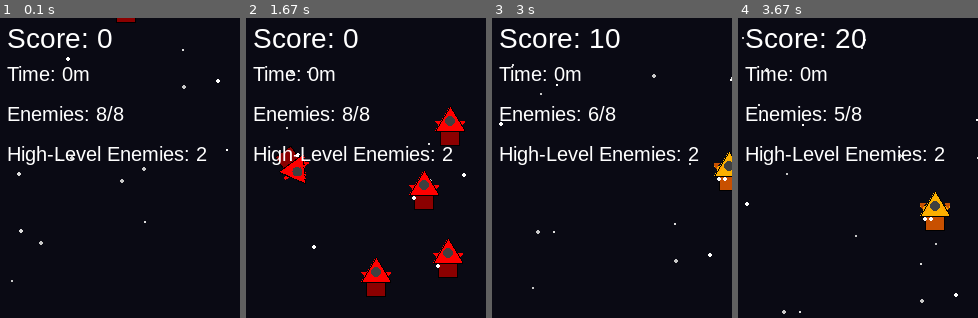
Above: before the commit, frames 1-4 (left to right).
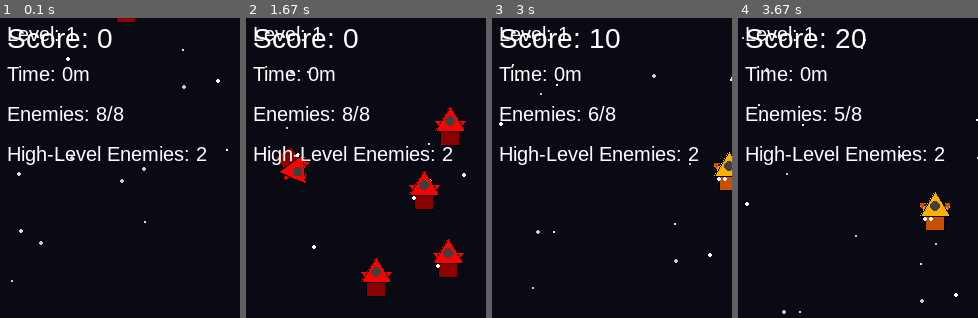
Above: after the commit, the same moments.

Repository: mike861/thunder_fighter
Game: pygame game, started from main.py
Same seed, same stepped clock (60 frames per second), same inputs: the game is played once before the commit and once after it.
Inputs:
- Up to frame 1 (0.1 s): no input
- Up to frame 2 (1.67 s): tap Space at 0.33, 0.73, 1.03, 1.57 s; hold M 0.67-1.13 s; hold Right 0.67-1.13 s; tap S at 1.17 s; hold Right from 1.5 s (still down)
- Up to frame 3 (3 s): tap Space at 1.87, 2.07, 2.4, 2.7, 2.9 s; release Right at 1.97 s; hold Up 2-2.3 s; hold Right 2.33-2.8 s; hold Right from 2.83 s (still down)
- Up to frame 4 (3.67 s): tap Space at 3.2, 3.47 s; release Right at 3.37 s; hold Down from 3.4 s (still down)
The pictures show only the part of the screen within x 1-51%, y 1-51%; the shares and areas given below are measured in that part.

The runs differ from the first frame. In frame 1, 0.4% of the frame differs, in the area x 3-32%, y 2-8%; in frame 2, 0.4%; in frame 3, 0.4%; in frame 4, 0.4%.

Commit message:
feat: Implement game levels and difficulty scaling

Diff:
--- a/thunder_fighter/game.py
+++ b/thunder_fighter/game.py
@@ -91,16 +91,17 @@
         # 游戏状态
         self.running = True
         self.paused = False  # 游戏暂停状态
+        self.game_level = 1  # 游戏关卡等级
 
         # 播放背景音乐
         sound_manager.play_background_music('background_music.mp3')
 
         logger.info("Game initialization complete.")
 
-    def spawn_enemy(self, game_time=0):
+    def spawn_enemy(self, game_time=0, game_level=1):
         """生成新敌人"""
         try:
-            enemy = Enemy(game_time, self.all_sprites, self.enemy_bullets)
+            enemy = Enemy(game_time, game_level, self.all_sprites, self.enemy_bullets)
             self.all_sprites.add(enemy)
             self.enemies.add(enemy)
 
@@ -123,7 +124,7 @@
                 # 计算游戏进行时间（分钟）
                 game_time = (time.time() - self.game_start_time) / 60.0
 
-                # 根据游戏时间决定Boss等级
+                # 根据游戏时间决定Boss等级 (注意: 这是Boss自身的等级, 不是游戏关卡等级)
                 if game_time < 3:
                     boss_level = 1
                 elif game_time < 7:
@@ -131,8 +132,8 @@
                 else:
                     boss_level = 3
 
-                # 创建相应等级的Boss
-                self.boss = Boss(self.all_sprites, self.boss_bullets, boss_level)
+                # 创建相应等级的Boss, 传入游戏关卡等级
+                self.boss = Boss(self.all_sprites, self.boss_bullets, boss_level, self.game_level)
                 self.all_sprites.add(self.boss)
                 self.boss_active = True
                 self.boss_spawn_timer = time.time()  # 重置计时器
@@ -142,7 +143,7 @@
                 logger.debug(f"Boss dimensions: {self.boss.rect.width}x{self.boss.rect.height}")
 
                 # 通知玩家Boss出现
-                logger.info(f"Level {boss_level} Boss has appeared!")
+                logger.info(f"Level {boss_level} Boss has appeared! (Game Level: {self.game_level})")
             except Exception as e:
                 logger.error(f"Error spawning boss: {e}", exc_info=True)
         else:
@@ -227,7 +228,8 @@
 
         # 检查是否需要生成新敌人
         if current_time - self.enemy_spawn_timer >= spawn_interval and len(self.enemies) < target_enemy_count:
-            new_enemy = self.spawn_enemy(game_time)
+            # Pass current game level to spawn_enemy
+            new_enemy = self.spawn_enemy(game_time, self.game_level)
             self.enemy_spawn_timer = current_time
 
         # 定期检查是否生成随机道具
@@ -287,6 +289,10 @@
                 # 播放击败Boss音效
                 sound_manager.play_sound('boss_death')
 
+                # 增加游戏关卡等级
+                self.game_level += 1
+                logger.info(f"Boss defeated! Advancing to game level {self.game_level}")
+
         # 敌人撞到玩家
         player_collision = check_enemy_player_collisions(self.player, self.enemies, self.all_sprites)
         if player_collision['was_hit']:
@@ -345,6 +351,10 @@
 
         # 绘制分数
         self.score.draw(self.screen)
+
+        # 绘制关卡等级
+        level_display_text = self.font_medium.render(f"Level: {self.game_level}", True, WHITE)
+        self.screen.blit(level_display_text, (10, 10)) # Display level at top-left
 
         # 绘制生命值条
         draw_health_bar(self.screen, WIDTH - 110, 10, 100, 20, self.player.health, 100)
--- a/thunder_fighter/sprites/boss.py
+++ b/thunder_fighter/sprites/boss.py
@@ -11,7 +11,7 @@
 
 class Boss(pygame.sprite.Sprite):
     """Boss类"""
-    def __init__(self, all_sprites, boss_bullets_group, level=None):
+    def __init__(self, all_sprites, boss_bullets_group, level=None, game_level=1):
         pygame.sprite.Sprite.__init__(self)
 
         # 确定Boss等级 - 如果未指定，根据游戏进度随机生成
@@ -19,6 +19,8 @@
             self.level = random.randint(1, BOSS_MAX_LEVEL)
         else:
             self.level = min(level, BOSS_MAX_LEVEL)
+
+        self.game_level = game_level # Store the overall game level
 
         # 记录原始图像 - 用于闪烁效果时恢复
         self.original_image = create_boss_ship(self.level)
@@ -49,6 +51,10 @@
 
         # 预先创建闪烁图像
         self.flash_images = self._create_flash_images()
+
+        # 定义基础移动速度和范围
+        self.base_speedx = 2
+        self.move_margin = 10 # Minimum margin from screen edge
 
         # 精灵组
         self.all_sprites = all_sprites
@@ -83,19 +89,33 @@
         else:
             # 左右移动
             self.move_counter += 1
-            if self.move_counter >= 100:
+            if self.move_counter >= 100: # Change direction periodically
                 self.direction *= -1
                 self.move_counter = 0
 
-            self.rect.x += self.speedx * self.direction
+            # Calculate dynamic movement boundaries based on game_level
+            # Higher game_level allows moving closer to the edges
+            max_movement_range = (WIDTH - self.rect.width - 2 * self.move_margin)
+            # Reduce margin based on game level, but keep at least a small margin
+            current_margin = max(5, self.move_margin + 50 - self.game_level * 5)
 
-            # 防止Boss飞出屏幕
-            if self.rect.left < 0:
-                self.rect.left = 0
-                self.direction = 1
-            if self.rect.right > WIDTH:
-                self.rect.right = WIDTH
-                self.direction = -1
+            left_boundary = current_margin
+            right_boundary = WIDTH - self.rect.width - current_margin
+
+            # Adjust speed slightly based on game level
+            current_speedx = self.base_speedx + (self.game_level - 1) * 0.1
+
+            self.rect.x += current_speedx * self.direction
+
+            # 防止Boss飞出动态边界
+            if self.rect.left < left_boundary:
+                self.rect.left = left_boundary
+                self.direction = 1 # Force move right
+                self.move_counter = 0 # Reset move counter to prevent getting stuck
+            if self.rect.right > right_boundary:
+                self.rect.right = right_boundary
+                self.direction = -1 # Force move left
+                self.move_counter = 0 # Reset move counter
 
         # Boss射击
         now = ptime.get_ticks()
--- a/thunder_fighter/sprites/enemy.py
+++ b/thunder_fighter/sprites/enemy.py
@@ -15,11 +15,11 @@
 
 class Enemy(pygame.sprite.Sprite):
     """Enemy class"""
-    def __init__(self, game_time=0, all_sprites=None, enemy_bullets_group=None):
+    def __init__(self, game_time=0, game_level=1, all_sprites=None, enemy_bullets_group=None):
         pygame.sprite.Sprite.__init__(self)
 
-        # Determine level
-        self.level = self._determine_level(game_time)
+        # Determine level based on game time and game level
+        self.level = self._determine_level(game_time, game_level)
 
         # Create image based on level
         self.image = create_enemy_ship(self.level)
@@ -58,26 +58,46 @@
             self.last_shot = pygame.time.get_ticks() - self.shoot_delay + random.randint(0, 1000)
             logger.debug(f"Enemy ID:{id(self)} Level:{self.level} Ready to shoot, Delay:{self.shoot_delay}ms")
 
-    def _determine_level(self, game_time):
-        """根据游戏时间确定敌人等级"""
-        # 计算每个等级的基础概率
+    def _determine_level(self, game_time, game_level):
+        """根据游戏时间和关卡等级确定敌人等级"""
+        # 基础概率（基于游戏时间）
         base_probs = [
-            0.35 - game_time * 0.05,  # 0级，随时间降低概率
-            0.25 - game_time * 0.03,  # 1级，随时间略微降低概率
-            0.15,                     # 2级，基础概率保持不变
-            0.10 + game_time * 0.01,  # 3级，随时间增加概率
-            0.05 + game_time * 0.015, # 4级
-            0.05 + game_time * 0.015, # 5级
-            0.02 + game_time * 0.01,  # 6级
-            0.02 + game_time * 0.01,  # 7级
-            0.01 + game_time * 0.005, # 8级
-            0.00 + game_time * 0.003, # 9级
-            0.00 + game_time * 0.002  # 10级
+            max(0, 0.35 - game_time * 0.05),  # 0级
+            max(0, 0.25 - game_time * 0.03),  # 1级
+            max(0, 0.15),                     # 2级
+            max(0, 0.10 + game_time * 0.01),  # 3级
+            max(0, 0.05 + game_time * 0.015), # 4级
+            max(0, 0.05 + game_time * 0.015), # 5级
+            max(0, 0.02 + game_time * 0.01),  # 6级
+            max(0, 0.02 + game_time * 0.01),  # 7级
+            max(0, 0.01 + game_time * 0.005), # 8级
+            max(0, 0.00 + game_time * 0.003), # 9级
+            max(0, 0.00 + game_time * 0.002)  # 10级
         ]
 
-        # 确保概率范围在0-1之间
+        # 关卡等级影响 - 增加高等级敌人的概率
+        # 每增加一级关卡，高等级敌人出现概率轻微提升
+        level_boost = (game_level - 1) * 0.02 # 每关增加2%的高级敌人倾向
+
+        # 将提升的概率从低等级转移到高等级 (简单线性转移)
+        transfer_prob = 0.0
         for i in range(len(base_probs)):
-            base_probs[i] = max(0, min(base_probs[i], 1))
+            # 从0-4级敌人转移概率
+            if i < 5:
+                reduction = base_probs[i] * level_boost * (5 - i) / 5 # 低等级减少更多
+                reduction = min(base_probs[i], reduction) # 不能减少超过本身概率
+                base_probs[i] -= reduction
+                transfer_prob += reduction
+            # 将概率添加到5-10级敌人
+            elif i >= 5:
+                # 按比例分配转移过来的概率
+                boost_share = transfer_prob / max(1, len(base_probs) - 5) # 平均分配
+                base_probs[i] += boost_share
+                transfer_prob -= boost_share # 更新剩余转移概率
+
+        # 确保概率不为负，并进行细微调整防止全0
+        for i in range(len(base_probs)):
+            base_probs[i] = max(0.001, base_probs[i]) # 保证每个等级都有极小概率出现
 
         # 归一化概率总和为1
         total = sum(base_probs)
@@ -86,21 +106,10 @@
         else:
             probs = [1/len(base_probs)] * len(base_probs)
 
-        # 游戏前3分钟，提高2-4级敌人的生成几率，确保玩家能看到射击效果
-        if game_time < 3:
-            # 强制至少30%的敌人是2级及以上
-            shooting_enemies_prob = sum(probs[2:5])
-            if shooting_enemies_prob < 0.3:
-                # 提高2-4级敌人概率
-                boost_factor = 0.3 / max(0.01, shooting_enemies_prob)
-                for i in range(2, 5):
-                    probs[i] *= boost_factor
-                # 重新归一化
-                total = sum(probs)
-                probs = [p / total for p in probs]
-
-        # 根据概率选择等级
-        return random.choices(range(11), weights=probs, k=1)[0]
+        # 根据最终概率选择等级
+        chosen_level = random.choices(range(11), weights=probs, k=1)[0]
+        logger.debug(f"Determined enemy level {chosen_level} (game_time: {game_time:.1f}, game_level: {game_level})")
+        return chosen_level
 
     def update(self):
         """更新敌人状态"""
Not shown, removed: uml_class_diagram_副本.md
